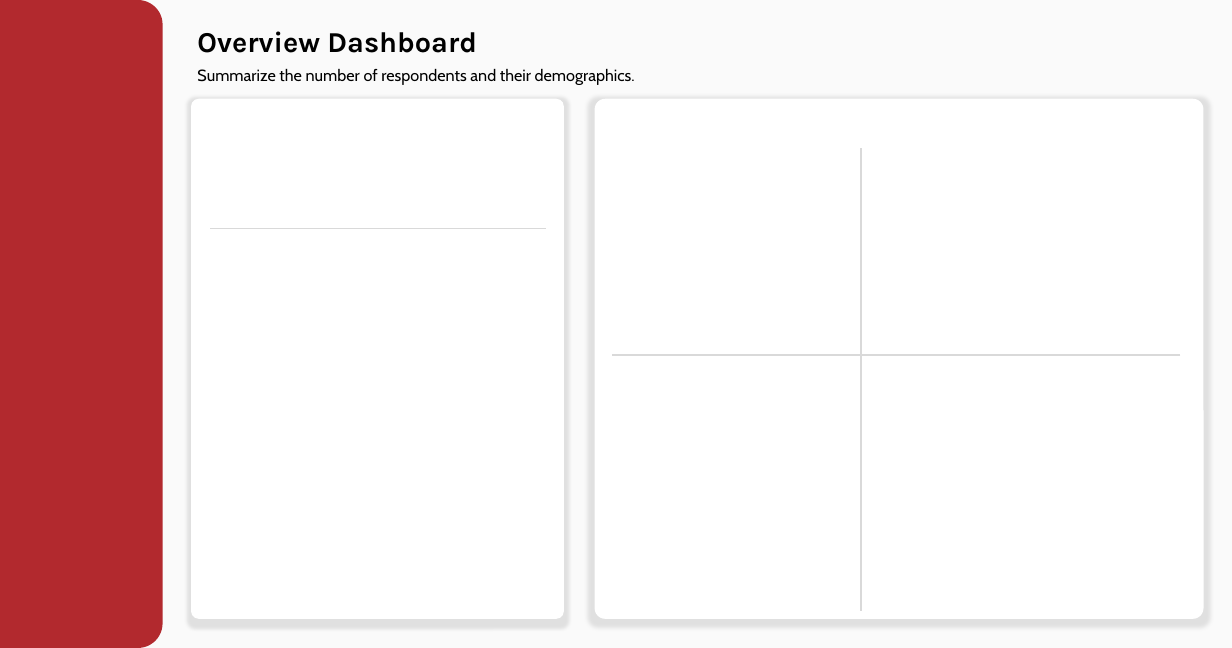
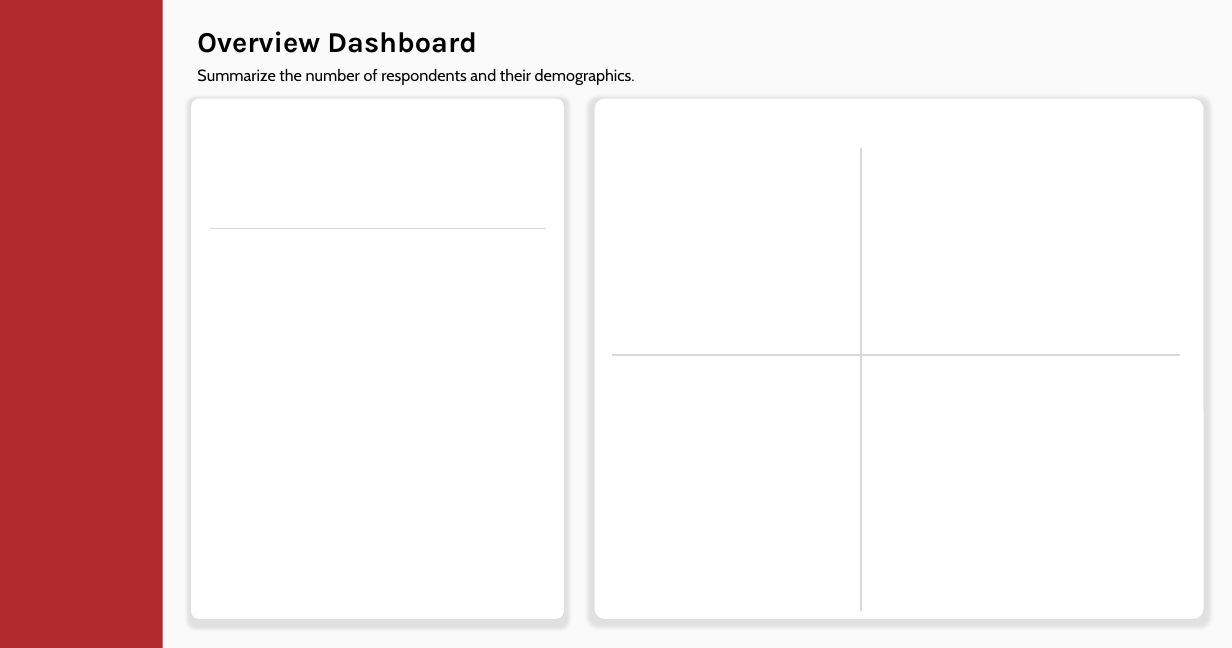
Before and after one commit to Truong2003-tqd/Highlands-Customer-Analysis, a slide deck: slide 1 of Power BI Report/Background/Dashboard Layout.pptx. Drawn at 1232x648 pixels with LibreOffice and Linux fonts; fonts in the diff are those of the drawing. Boxes give left, top, right and bottom in pixels: in the first picture for what was removed or moved away, otherwise in the second. Text is boxed around its words. In the diff, an @@ line names an element or a change of style, - is before the commit and + after.

```diff
--- a/Power BI Report/Background/Dashboard Layout.pptx
+++ b/Power BI Report/Background/Dashboard Layout.pptx
@@ round same rect at (x1=0, y1=0, x2=163, y2=648): proportions changed @@
```
Also in this commit, not shown: 3 other slides changed, 2 slides added, 13 other files.
